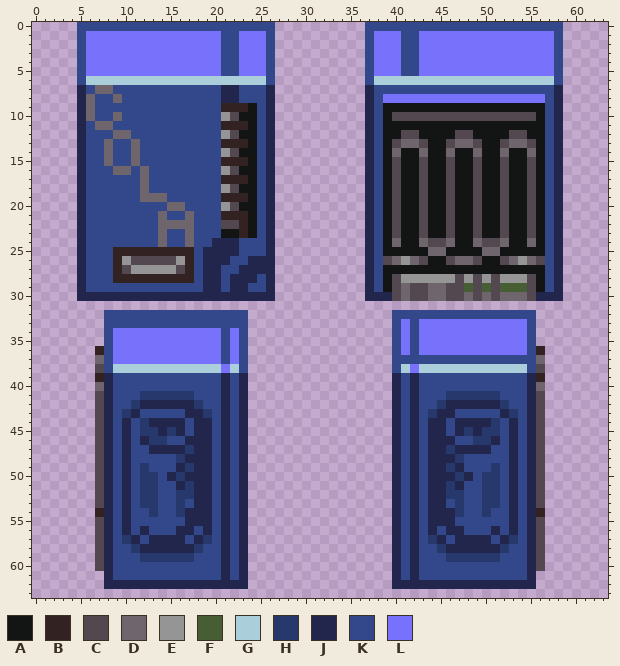
File history of a pixel-art sprite, Resources/Textures/Structures/Machines/VendingMachines/cola.rsi/off.png. Above is the file before it was changed.
The file is 64x64 pixels.
Palette (. is transparent): A #131514  B #332222  C #534750  D #6f666d  E #959595  F #475e34  G #aacfda  H #27396c  J #22264d  K #32488a  L #7871fb
Pixels before (only the part around the change), first column x 0:
25 .....JKKKBBBBBBBBBKJJJJKKKJ..........JKAAAAADDAAAADDAAAAAKJ...
26 .....JKKKBECCCCCEBKJJJKKJJJ..........JKCDEDCAACDDCAACDEDCKJ...
27 .....JKKKBCEEEEECBKJJKKJJJJ..........JKAAAAAAAAAAAAAAAAAAKJ...
28 .....JKKKBBBBBBBBBKJJKJJJKJ..........JKACEEEEEECECECEEECAKJ...
29 .....JKKKKKKKKKKKKKJJKJJKKJ..........JKACDCCDDCCFCFCFFFCAKJ...
30 .....JJJJJJJJJJJJJJJJJJJJJJ..........JJJCDCCDDCCDCDCDDDCJJJ...
31 ..............................................................
32 ........KKKKKKKKKKKKKKKK................KKKKKKKKKKKKKKKK......
33 ........KKKKKKKKKKKKKKKK................KLKLLLLLLLLLLLLK......
34 ........KLLLLLLLLLLLLKLK................KLKLLLLLLLLLLLLK......
35 ........KLLLLLLLLLLLLKLK................KLKLLLLLLLLLLLLK......
36 .......BKLLLLLLLLLLLLKLK................KLKLLLLLLLLLLLLKB.....
37 .......DKLLLLLLLLLLLLKLK................KKKKKKKKKKKKKKKKD.....
38 .......CKGGGGGGGGGGGGLGK................KGLGGGGGGGGGGGGKC.....
39 .......BJKKKKKKKKKKKKJKJ................JKJKKKKKKKKKKKKJB.....
40 .......DJKKKKKKKKKKKKJKJ................JKJKKKKKKKKKKKKJD.....
41 .......CJKKKHHHHHHKKKJKJ................JKJKKKHHHHHHKKKJC.....
42 .......CJKKHJJJJJJHKKJKJ................JKJKKHJJJJJJHKKJC.....
43 .......CJKHJKKKKKJJHKJKJ................JKJKHJJKKKKKJHKJC.....
44 .......CJKJKHJJJJKJJKJKJ................JKJKJJKJJJJHKJKJC.....
45 .......CJKJKHHJHJKJJKJKJ................JKJKJJKJHJHHKJKJC.....
46 .......CJKJKJHHKKJJJKJKJ................JKJKJJJKKHHJKJKJC.....
47 .......CJKJKKJJJJHJJKJKJ................JKJKJJHJJJJKKJKJC.....
48 .......CJKJKKKKKHJJJKJKJ................JKJKJJJHKKKKKJKJC.....
49 .......CJKJKHKKKJHJJKJKJ................JKJKJJHJKKKHKJKJC.....
50 .......CJKJKHHKJHJJJKJKJ................JKJKJJJHJKHHKJKJC.....
51 .......CJKJKHHKKJHJJKJKJ................JKJKJJHJKKHHKJKJC.....
52 .......CJKJKHHKKHHJJKJKJ................JKJKJJHHKKHHKJKJC.....
53 .......CJKJKHHKKHKJJKJKJ................JKJKJJKHKKHHKJKJC.....
54 .......BJKJKKHKKHJJJKJKJ................JKJKJJJHKKHKKJKJB.....
55 .......CJKJKKKKKKJJJKJKJ................JKJKJJJKKKKKKJKJC.....
56 .......CJKJKJKKKJJKJKJKJ................JKJKJKJJKKKJKJKJC.....
57 .......CJKHJKJJJJKJHKJKJ................JKJKHJKJJJJKJHKJC.....
58 .......CJKKHJJJJJJHKKJKJ................JKJKKHJJJJJJHKKJC.....
59 .......CJKKKHHHHHHKKKJKJ................JKJKKKHHHHHHKKKJC.....
60 .......CJKKKKKKKKKKKKJKJ................JKJKKKKKKKKKKKKJC.....
61 ........JKKKKKKKKKKKKJKJ................JKJKKKKKKKKKKKKJ......
62 ........JJJJJJJJJJJJJJJJ................JJJJJJJJJJJJJJJJ......
63 ..............................................................
Now the later version:
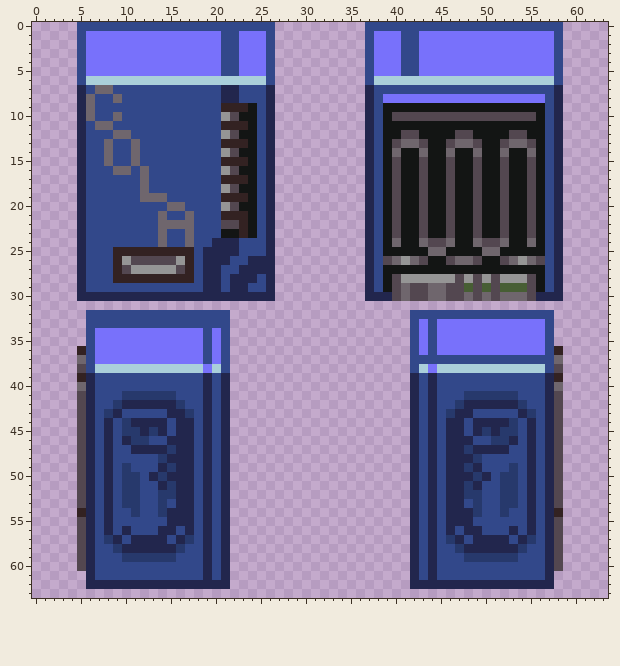
Diff:
Changed rows in their new state; - is an unchanged pixel.
first column x 5:
32 -KK--------------..----------------..--------------KK-
33 -KK--------------..----------------..--K----------LLK-
34 -KLL----------K--..----------------..--K----------LLK-
35 -KLL----------K--..----------------..--K----------LLK-
36 BKLL----------K--..----------------..--K----------LLKB
37 DKLL----------K--..----------------..--------------KKD
38 CKGG----------L-K..----------------..K-L----------GGKC
39 BJKK----------J--..----------------..--J----------KKJB
40 DJKK----------J--..----------------..--J----------KKJD
41 CJKK-HH----KK-J--..----------------..--J-KK----HH-KKJC
42 CJKKHJJ----HKKJ--..----------------..--JKKH----JJHKKJC
43 CJKHJKK---JJHKJ--..----------------..--JKHJJ---KKJHKJC
44 CJK--HJJ--K-JK---..----------------..---KJ-K--JJH--KJC
45 CJK--HHJ--K-JK---..----------------..---KJ-K--JHH--KJC
46 CJK---HHKKJJ-K---..----------------..---K-JJKKHH---KJC
47 CJK--KJJ--H-JK---..----------------..---KJ-H--JJK--KJC
48 CJK--K---HJJ-K---..----------------..---K-JJH---K--KJC
49 CJK--H-K-JH-JK---..----------------..---KJ-HJ-K-H--KJC
50 CJK--HHKJH-J-K---..----------------..---K-J-HJKHH--KJC
51 CJK--HHKKJH-JK---..----------------..---KJ-HJKKHH--KJC
52 CJK--HHKKHHJJK---..----------------..---KJJHHKKHH--KJC
53 CJK--HHKKH-JJK---..----------------..---KJJ-HKKHH--KJC
54 BJK--KH-KHJJ-K---..----------------..---K-JJHK-HK--KJB
55 CJK--K----JJ-K---..----------------..---K-JJ----K--KJC
56 CJK----K-JJK-----..----------------..-----KJJ-K----KJC
57 CJKHJK-J--K-HKJ--..----------------..--JKH-K--J-KJHKJC
58 CJKKHJJ----HKKJ--..----------------..--JKKH----JJHKKJC
59 CJKK-HH----KK-J--..----------------..--J-KK----HH-KKJC
60 CJKK----------J--..----------------..--J----------KKJC
61 -JKK----------J--..----------------..--J----------KKJ-
62 -JJ--------------..----------------..--------------JJ-
Changed places in both pictures, as pixel boxes (x1, y1, x2, y2):
changed: (77, 310, 248, 589)
changed: (392, 310, 563, 589)
